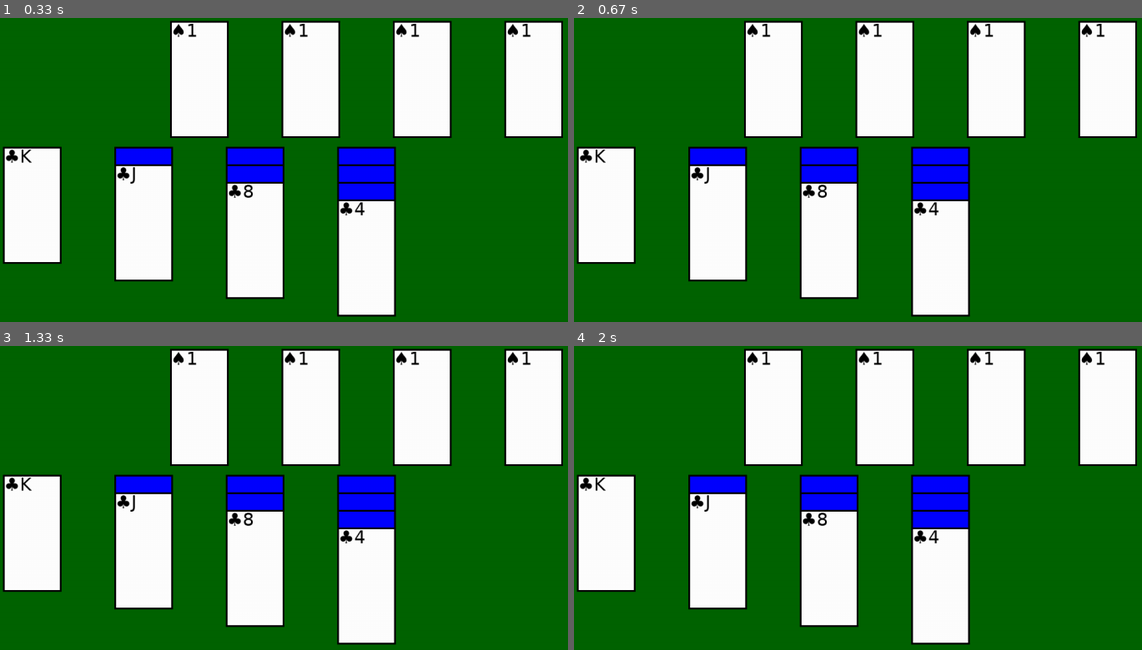
Above: before the commit, frames 1-4 (two rows, left to right).
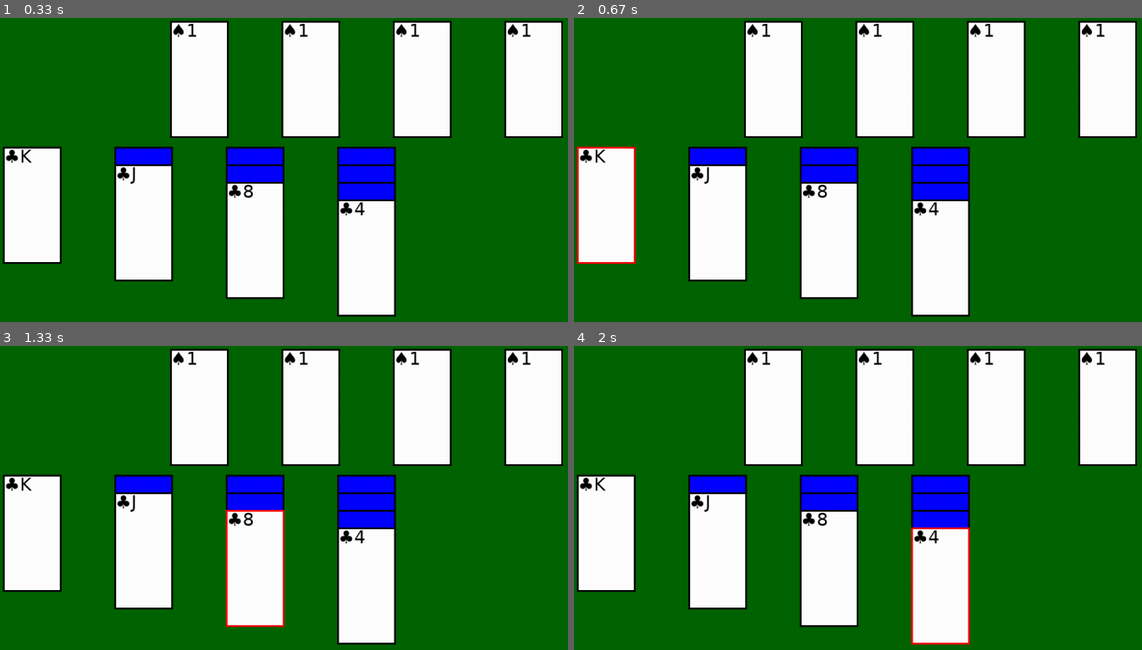
Above: after the commit, the same moments.

Repository: sboursault/py-solitaire
Game: pygame game, started from main.py
Two runs of this game, one before a commit and one after it. Both use one fixed random seed, a clock stepped at 60 frames per second and the inputs below.
Inputs (mouse positions are in pixels of both pictures, inside the frame that each line leads up to):
- Up to frame 1 (0.33 s): no input
- Up to frame 2 (0.67 s): click (608, 206) at 0.38 s
- Up to frame 3 (1.33 s): click (198, 406) at 0.72 s; click (255, 549) at 1.05 s
- Up to frame 4 (2 s): click (954, 583) at 1.38 s

Frame 1 is identical in both runs. In frame 2, 0.5% of the frame differs, in the area x 0-11%, y 42-82%; in frame 3, 0.4%; in frame 4, 0.5%.

Commit message:
6th commit

Diff:
--- a/main.py
+++ b/main.py
@@ -1,12 +1,14 @@
 # Example file showing a circle moving on screen
-from typing import Tuple
+# https://www.pygame.org/docs/
+
+
+# https://stackoverflow.com/questions/12150957/pygame-action-when-mouse-click-on-rect
 
 import pygame
 import pygame.freetype  # Import the freetype module.
+from pygame import Rect
 
 from ui import render_card, render_stack
-
-
 
 cards = [
     '♠1',
@@ -69,8 +71,6 @@
 
 COL_TOP = 220
 
-
-
 stacks = [
     {
         'face_down': [
@@ -119,28 +119,34 @@
 
     player_pos = pygame.Vector2(screen.get_width() / 2, screen.get_height() / 2)
 
+    rects: list[tuple[str, Rect]] = []
+
+    card_clicked: str | None = None
+
     while running:
         # poll for events
         # pygame.QUIT event means the user clicked X to close your window
         for event in pygame.event.get():
             if event.type == pygame.QUIT:
                 running = False
+            if event.type == pygame.MOUSEBUTTONDOWN and event.button == 1:
+                click_pos = pygame.mouse.get_pos()
+                for rect in rects:
+                    if rect[1].collidepoint(click_pos):
+                        card_clicked = rect[0]
 
         # fill the screen with a color to wipe away anything from last frame
         screen.fill("darkgreen")
 
-        render_card(screen, '♠1', (290, 5))
-        render_card(screen, '♠1', (290 + COL_WIDTH, 5))
-        render_card(screen, '♠1', (290 + COL_WIDTH * 2, 5))
-        render_card(screen, '♠1', (290 + COL_WIDTH * 3, 5))
-
-
+        rects.append(render_card(screen, '♠1', (290, 5)))
+        rects.append(render_card(screen, '♠1', (290 + COL_WIDTH, 5)))
+        rects.append(render_card(screen, '♠1', (290 + COL_WIDTH * 2, 5)))
+        rects.append(render_card(screen, '♠1', (290 + COL_WIDTH * 3, 5)))
 
         count = 0
         for stack in stacks:
-            render_stack(screen, stack, (5 + COL_WIDTH * count, COL_TOP))
+            rects = rects + render_stack(screen, stack, (5 + COL_WIDTH * count, COL_TOP), card_clicked)
             count = count + 1
-
 
         keys = pygame.key.get_pressed()
         if keys[pygame.K_w]:
@@ -160,6 +166,7 @@
         # independent physics.
         dt = clock.tick(60) / 1000
 
+
     pygame.quit()
 
 
--- a/old.py
+++ b/old.py
@@ -1,6 +1,4 @@
 from random import shuffle
-
-# from rich import print
 
 # https://en.wikipedia.org/wiki/Playing_cards_in_Unicode
 # https://en.wikipedia.org/wiki/Playing_card_suit
--- a/ui.py
+++ b/ui.py
@@ -1,5 +1,5 @@
 import pygame
-from pygame import Surface
+from pygame import Surface, Rect
 
 pygame.init()
 
@@ -9,22 +9,28 @@
 GAME_FONT = pygame.freetype.SysFont('DejaVu Sans', 30)
 
 
-def render_stack(screen: Surface, stack: dict, pos: tuple[int, int]):
+def render_stack(screen: Surface, stack: dict, pos: tuple[int, int],
+                 card_clicked: str | None = None) -> list[tuple[str, Rect]]:
     count = 0
+    rects = []
     for card in stack['face_down']:
-        render_card(screen, card, (pos[0], pos[1] + SPACE_WITHIN_COL * count), face_down=True)
+        rects.append(render_card(screen, card, (pos[0], pos[1] + SPACE_WITHIN_COL * count), True, card_clicked))
         count = count + 1
     for card in stack['face_up']:
-        render_card(screen, card, (pos[0], pos[1] + SPACE_WITHIN_COL * count))
+        rects.append(render_card(screen, card, (pos[0], pos[1] + SPACE_WITHIN_COL * count), False, card_clicked))
         count = count + 1
+    return rects
 
 
-def render_card(screen: Surface, value: str, pos: tuple[int, int], face_down=False):
+def render_card(screen: Surface, value: str, pos: tuple[int, int], face_down=False,
+                card_clicked: str | None = None) -> tuple[str, Rect]:
+    border_color = 'red' if card_clicked == value else 'black'
     if face_down:
-        pygame.draw.rect(screen, "blue", (pos, (100, 200)))
-        pygame.draw.rect(screen, "black", (pos, (100, 200)), 3)
+        rect = pygame.draw.rect(screen, "blue", (pos, (100, 200)))
+        pygame.draw.rect(screen, border_color, (pos, (100, 200)), 3)
     else:
-        pygame.draw.rect(screen, "white", (pos, (100, 200)))
-        pygame.draw.rect(screen, "black", (pos, (100, 200)), 3)
+        rect = pygame.draw.rect(screen, "white", (pos, (100, 200)))
+        pygame.draw.rect(screen, border_color, (pos, (100, 200)), 3)
         color = 'red' if value[0] in ['♦', '♥'] else 'black'
         GAME_FONT.render_to(screen, (pos[0] + 5, pos[1] + 5), value, color)
+    return value, rect
